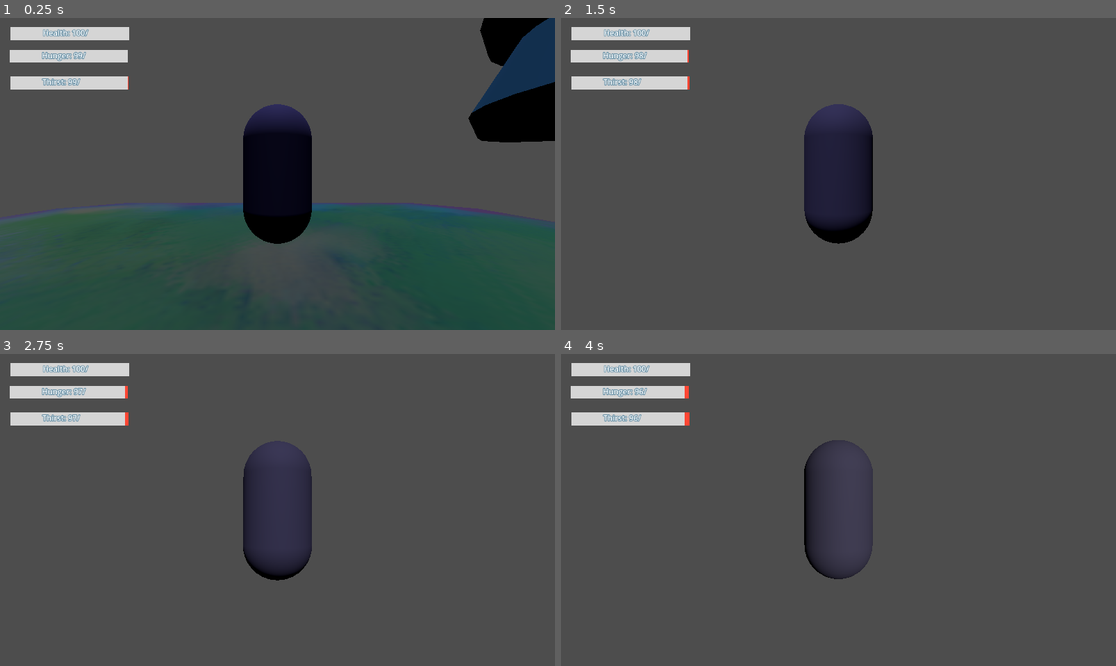
Above: before the commit, frames 1-4 (two rows, left to right).
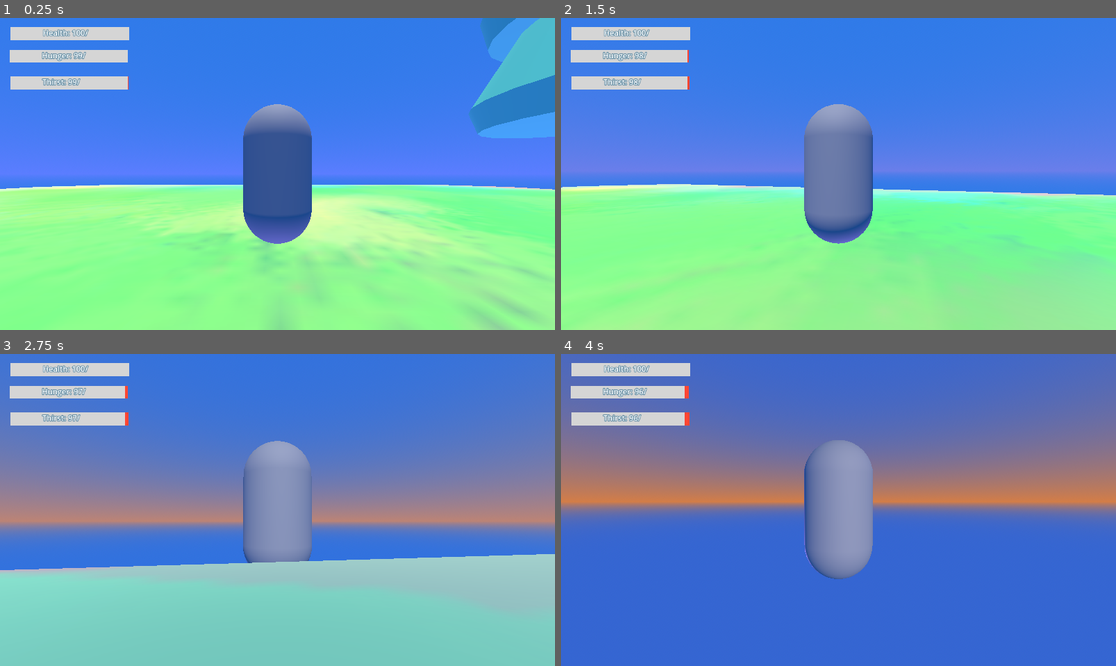
Above: after the commit, the same moments.

Repository: devMatkinson/SurvivalGame
Game: Godot game, scene res://world.tscn
The game is run twice, just before and just after one commit, with the same random seed, the same clock (stepped at 60 frames per second) and the same inputs.
Inputs (mouse positions are in pixels of both pictures, inside the frame that each line leads up to):
- Up to frame 1 (0.25 s): no input
- Up to frame 2 (1.5 s): tap Enter (ui_accept) at 0.5, 0.77 s; move the mouse to (866, 174) at 0.52 s; hold W (forward) from 0.53 s (still down); move the mouse to (810, 174) at 1.27 s
- Up to frame 3 (2.75 s): keep holding W (forward); tap Enter (ui_accept) at 1.52 s; move the mouse to (288, 503) at 2.02 s
- Up to frame 4 (4 s): keep holding W (forward); move the mouse to (832, 516) at 2.77 s; tap Enter (ui_accept) at 3.02, 3.5, 3.77 s; move the mouse to (877, 513) at 3.52 s

The runs differ from the first frame. In frame 1, 97% of the frame differs, in the area x 0-100%, y 0-100%; in frame 2, 97%; in frame 3, 97%; in frame 4, 97%.
Error before the commit: Invalid access to property or key 'sky' on a base object of type 'null instance'. (res://Node3D.gd:42)

Commit message:
Improvised Day and Night

Diff:
--- a/DayandNight.tscn
+++ b/DayandNight.tscn
@@ -1,22 +1,39 @@
-[gd_scene load_steps=8 format=3 uid="uid://bijgom3f2800g"]
+[gd_scene load_steps=11 format=3 uid="uid://bijgom3f2800g"]
 
 [ext_resource type="Script" path="res://Node3D.gd" id="1_wwr0q"]
 
 [sub_resource type="Gradient" id="Gradient_rvy1g"]
-offsets = PackedFloat32Array(0, 0.986559)
-colors = PackedColorArray(0, 0, 1, 1, 0.905449, 0.866675, 0.720943, 1)
+offsets = PackedFloat32Array(0, 0.319444, 0.672222, 0.986559)
+colors = PackedColorArray(0.501961, 0.235294, 0.164706, 1, 1, 1, 1, 1, 1, 1, 1, 1, 0.501961, 0.235294, 0.164706, 1)
 
 [sub_resource type="Curve" id="Curve_jonlg"]
-_data = [Vector2(0.324742, 0.465583), 0.0, 0.0, 0, 0]
-point_count = 1
+_data = [Vector2(0.118557, 0), 0.0, 0.0, 0, 0, Vector2(0.314433, 1), 0.0, 0.0, 0, 0, Vector2(0.698454, 1), 0.0, 0.0, 0, 0, Vector2(0.891753, 0), 0.0, 0.0, 0, 0]
+point_count = 4
 
 [sub_resource type="Gradient" id="Gradient_35jd7"]
+offsets = PackedFloat32Array(0)
+colors = PackedColorArray(0.620652, 0.51435, 1, 1)
 
 [sub_resource type="Curve" id="Curve_okyx4"]
+_data = [Vector2(0.103093, 0), 0.0, 0.0, 0, 0, Vector2(0.32732, 1), 0.0, 0.0, 0, 0, Vector2(0.68299, 1), 0.0, 0.0, 0, 0, Vector2(0.909794, 0.0346535), 0.0, 0.0, 0, 0]
+point_count = 4
 
 [sub_resource type="Gradient" id="Gradient_2n2ea"]
+offsets = PackedFloat32Array(0, 0.413889, 0.591667, 1)
+colors = PackedColorArray(0.282353, 0.172549, 0.580392, 1, 0.184314, 0.478431, 0.909804, 1, 0.184314, 0.478431, 0.909804, 1, 0.282353, 0.172549, 0.580392, 1)
 
 [sub_resource type="Gradient" id="Gradient_ughkt"]
+offsets = PackedFloat32Array(0, 0.347222, 0.447222, 0.563889, 0.666667, 1)
+colors = PackedColorArray(0.282353, 0.172549, 0.580392, 1, 0.890196, 0.52549, 0.243137, 1, 0.356863, 0.490196, 1, 1, 0.356863, 0.490196, 1, 1, 0.890196, 0.52549, 0.243137, 1, 0.282353, 0.172549, 0.580392, 1)
+
+[sub_resource type="ProceduralSkyMaterial" id="ProceduralSkyMaterial_srxyn"]
+
+[sub_resource type="Sky" id="Sky_2gpfr"]
+sky_material = SubResource("ProceduralSkyMaterial_srxyn")
+
+[sub_resource type="Environment" id="Environment_vwpud"]
+background_mode = 2
+sky = SubResource("Sky_2gpfr")
 
 [node name="Node3D" type="Node3D"]
 script = ExtResource("1_wwr0q")
@@ -28,7 +45,9 @@
 sky_horizon_color = SubResource("Gradient_ughkt")
 
 [node name="WorldEnvironment" type="WorldEnvironment" parent="."]
+environment = SubResource("Environment_vwpud")
 
 [node name="Moon" type="DirectionalLight3D" parent="."]
 
 [node name="Sun" type="DirectionalLight3D" parent="."]
+light_energy = 2.098
--- a/world.tscn
+++ b/world.tscn
@@ -17,7 +17,7 @@
 [node name="Better_Island" parent="." instance=ExtResource("2_rfovm")]
 
 [node name="Cube" parent="Better_Island" index="0"]
-transform = Transform3D(6.87396, 0, 0, 0, 1, 0, 0, 0, 6.87396, 0, -1.4927, 0)
+transform = Transform3D(20.622, 0, 0, 0, 3, 0, 0, 0, 20.622, 0, -4.44256, 0)
 
 [node name="StaticBody3D" type="StaticBody3D" parent="Better_Island/Cube" index="0"]
 
